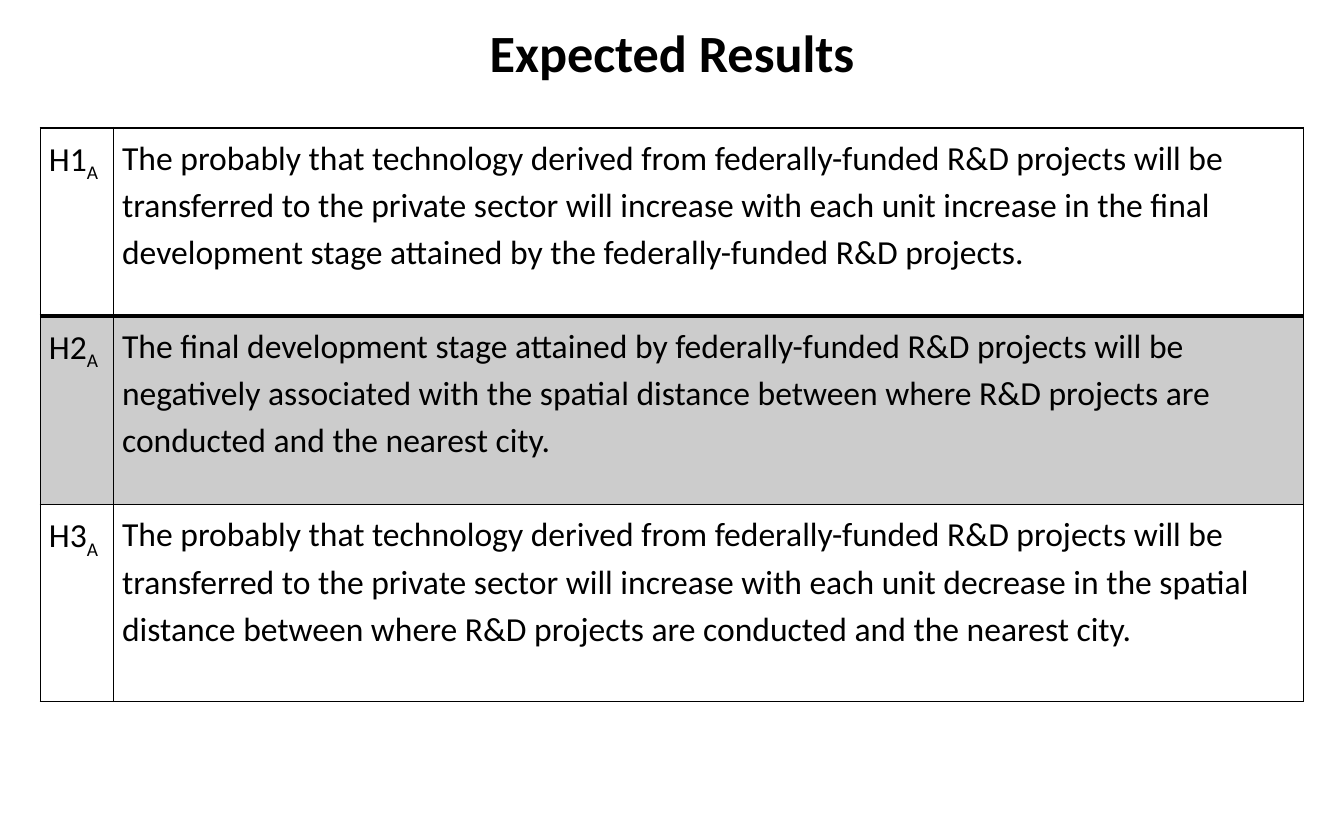
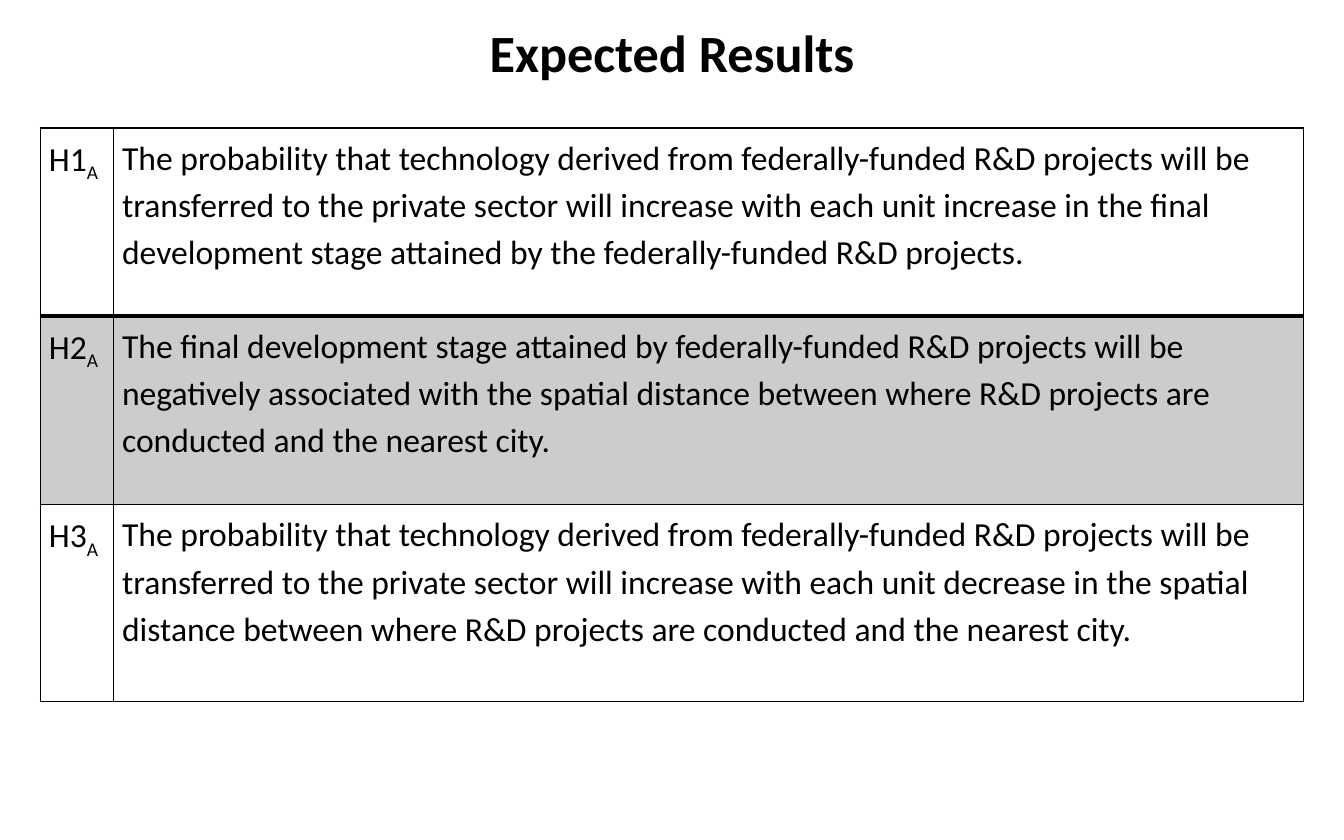
Before and after one commit to SLU-Courses-Townes/SOC5600, a slide deck: slide 39 of FinalProject/Presentation/Townes_SOC5600_FinalProject_Presentation.pptx (slide 38 before the commit). Drawn at 1344x840 pixels with LibreOffice and Linux fonts; fonts in the diff are those of the drawing. Boxes give left, top, right and bottom in pixels: in the first picture for what was removed or moved away, otherwise in the second. Text is boxed around its words. In the diff, an @@ line names an element or a change of style, - is before the commit and + after.

Commit message:
Modified FinalProject presentation

```diff
--- a/FinalProject/Presentation/Townes_SOC5600_FinalProject_Presentation.pptx
+++ b/FinalProject/Presentation/Townes_SOC5600_FinalProject_Presentation.pptx
@@ table at [40,128,1304,702] @@
-row 1, column 2: The probably that technology derived from federally-funded R&D projects will be transferred to the private sector will increase with each unit increase in the final development stage attained by the federally-funded R&D projects.
+row 1, column 2: The probability that technology derived from federally-funded R&D projects will be transferred to the private sector will increase with each unit increase in the final development stage attained by the federally-funded R&D projects.
-row 3, column 2: The probably that technology derived from federally-funded R&D projects will be transferred to the private sector will increase with each unit decrease in the spatial distance between where R&D projects are conducted and the nearest city.
+row 3, column 2: The probability that technology derived from federally-funded R&D projects will be transferred to the private sector will increase with each unit decrease in the spatial distance between where R&D projects are conducted and the nearest city.
```
Also in this commit, not shown: 6 other slides changed, 1 slide added.
